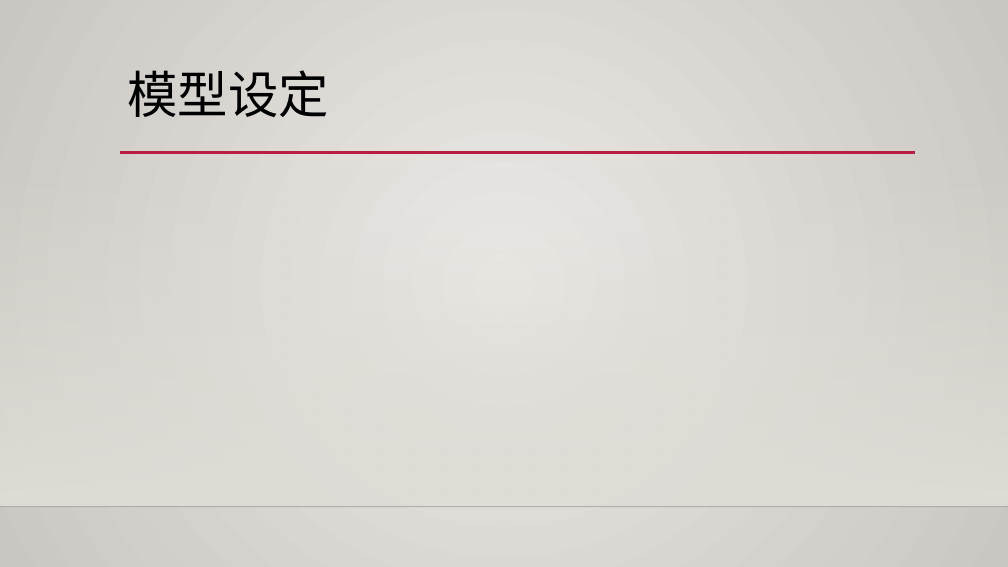
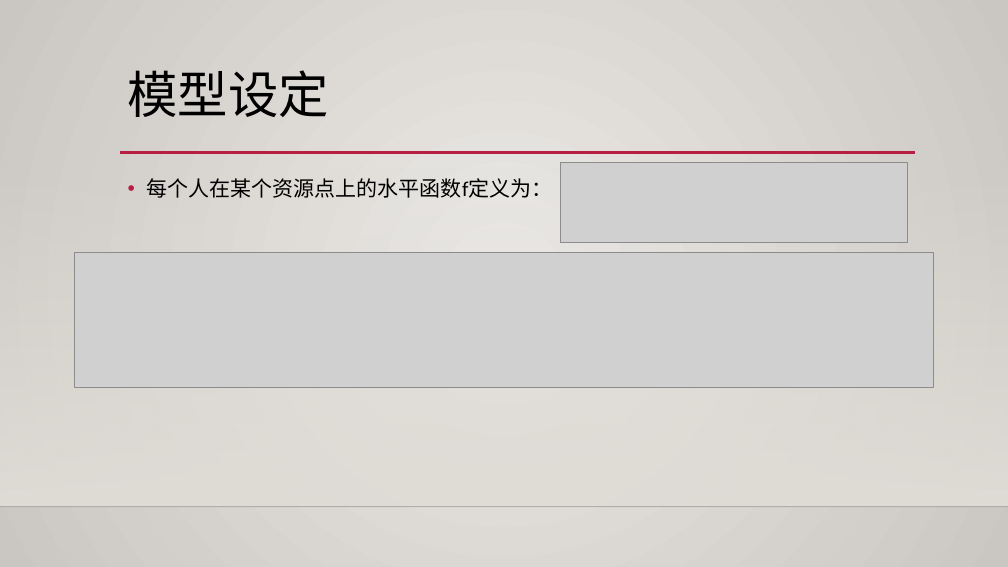
Before and after one commit to phoenixrain-pku/SocialComputing, a slide deck: slide 6 of 内卷问题建模与分析.pptx. Drawn at 1008x567 pixels with LibreOffice and Linux fonts; fonts in the diff are those of the drawing; grey boxes stand for pictures; background and template pictures are left out. Boxes give left, top, right and bottom in pixels: in the first picture for what was removed or moved away, otherwise in the second. Text is boxed around its words. In the diff, an @@ line names an element or a change of style, - is before the commit and + after.

```diff
--- a/内卷问题建模与分析.pptx
+++ b/内卷问题建模与分析.pptx
@@ text added at (x1=146, y1=178, x2=552, y2=198), 20 pt, text #000000 @@
+• 每个人在某个资源点上的水平函数f定义为：
@@ picture added at (x1=560, y1=163, x2=907, y2=243) @@
@@ picture added at (x1=75, y1=253, x2=934, y2=388) @@
```
Also in this commit, not shown: 1 other slide changed, 7 slides added, 1 slide removed, 1 other file.
